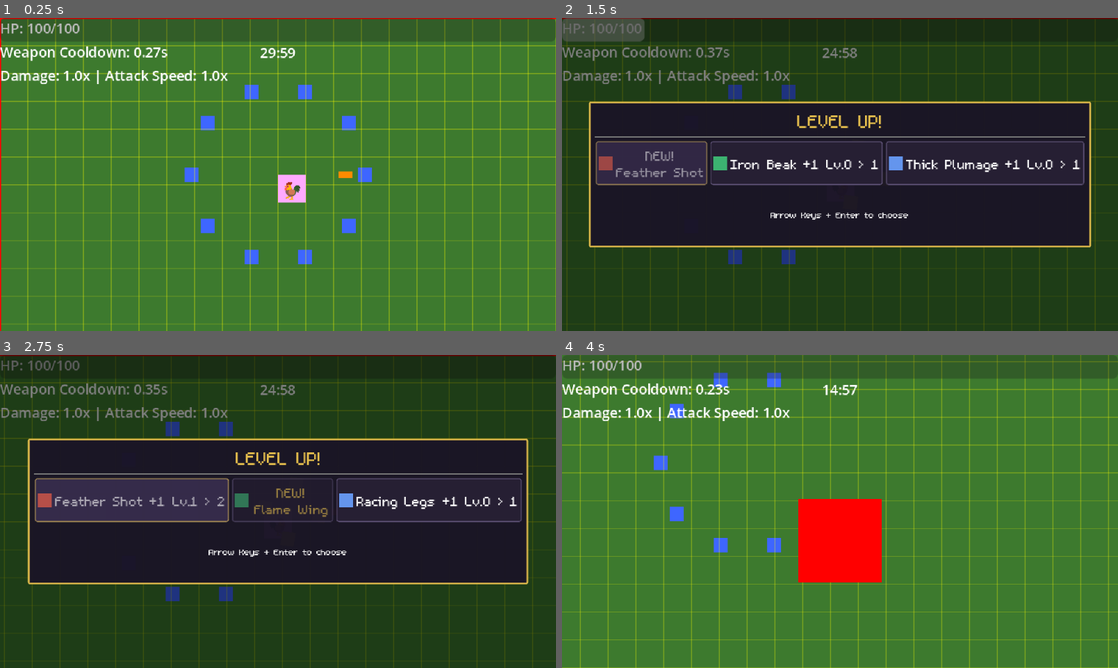
Above: before the commit, frames 1-4 (two rows, left to right).
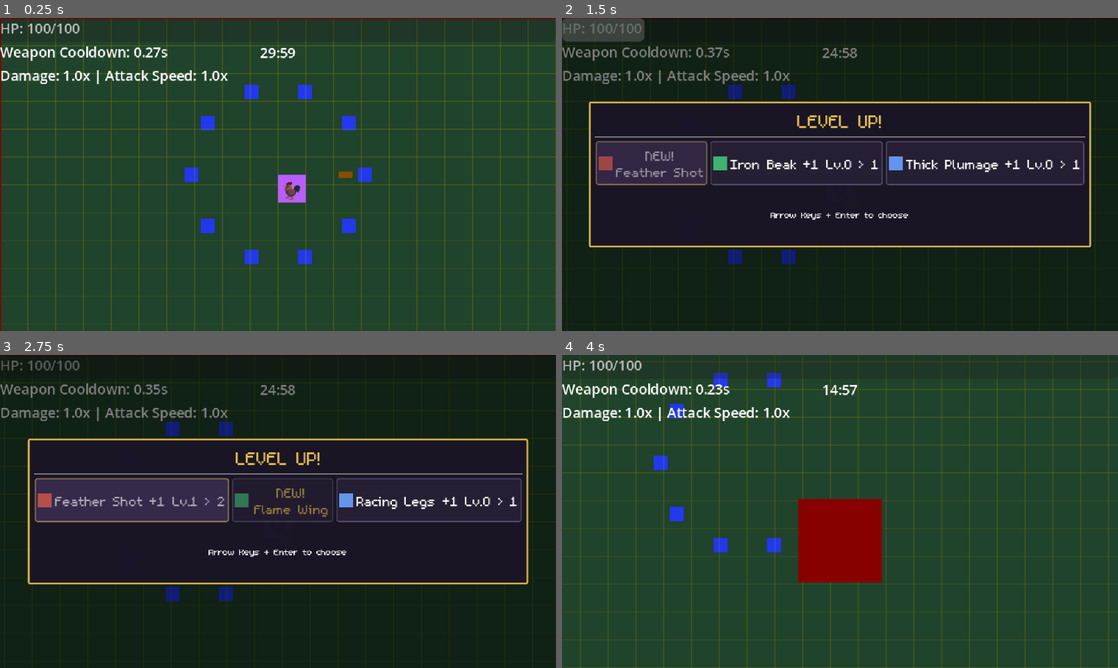
Above: after the commit, the same moments.

Repository: thejoshyee/sarimanok-game
Game: Godot game, scene res://main.tscn
The game is run twice, just before and just after one commit, with the same random seed, the same clock (stepped at 60 frames per second) and the same inputs.
Inputs:
- Up to frame 1 (0.25 s): no input
- Up to frame 2 (1.5 s): tap Enter (ui_accept) at 0.5, 0.77 s; hold Right (move_right) 0.53-1.25 s; hold 1 0.53-1.25 s; click "NEW! Spiral Feathers" at 1.25 s
- Up to frame 3 (2.75 s): click "NEW! Feather Shot" at 2 s
- Up to frame 4 (4 s): click "NEW! Flame Wing" at 2.75 s; hold S (move_down) from 3.53 s (still down); tap 2 at 3.6 s; tap Enter (ui_accept) at 3.77 s

The runs differ from the first frame. In frame 1, 99% of the frame differs, in the area x 0-100%, y 0-100%; in frame 2, 49%; in frame 3, 49%; in frame 4, 99%.

Commit message:
feat(dawn): flat VS-style night tint via CanvasModulate (task 50.2)

Diff:
--- a/game/main.tscn
+++ b/game/main.tscn
@@ -142,21 +142,7 @@
 position = Vector2(3088, 1024)
 shape = SubResource("RectangleShape2D_2cqfq")
 
-[node name="SkyLayer" type="ParallaxBackground" parent="." unique_id=1604762842]
-layer = -1
-
-[node name="Sky" type="ColorRect" parent="SkyLayer" unique_id=96416697]
-offset_right = 40.0
-offset_bottom = 40.0
-
-[node name="Moon" type="ColorRect" parent="SkyLayer" unique_id=633845123]
-offset_right = 40.0
-offset_bottom = 40.0
-
-[node name="Stars" type="ColorRect" parent="SkyLayer" unique_id=723087192]
-offset_right = 40.0
-offset_bottom = 40.0
-
 [node name="CanvasModulate" type="CanvasModulate" parent="." unique_id=2062783403]
+color = Color(0.53382146, 0.549283, 0.9401212, 1)
 
 [connection signal="timeout" from="SpawnManager/SpawnTimer" to="SpawnManager" method="spawn_enemy"]
--- a/game/project.godot
+++ b/game/project.godot
@@ -16,7 +16,7 @@
 
 config/name="sari-manok"
 run/main_scene="uid://cxqxr03wo51p8"
-config/features=PackedStringArray("4.6", "Forward Plus")
+config/features=PackedStringArray("4.7", "Forward Plus")
 
 [audio]
 
Not shown, changed: .taskmaster/tasks/tasks.json
